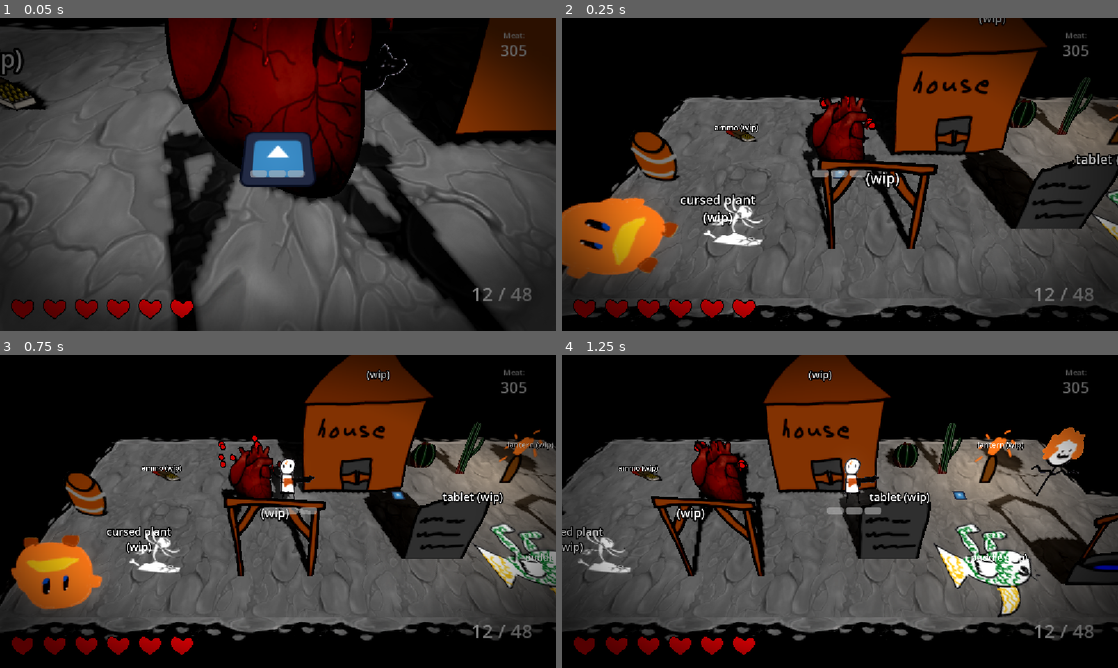
Above: before the commit, frames 1-4 (two rows, left to right).
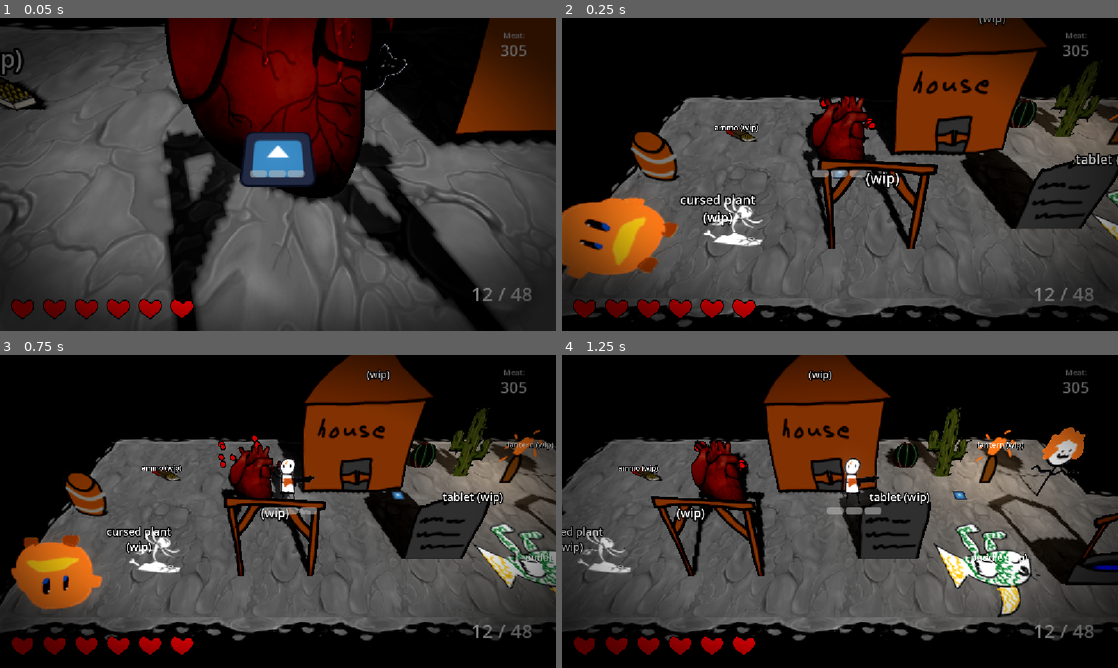
Above: after the commit, the same moments.

Repository: gmuGADIG/DEADSHOT
Game: Godot game, scene res://test_scenes/prop_demo.tscn
Same seed, same stepped clock (60 frames per second), same inputs: the game is played once before the commit and once after it. This scene is started directly instead of the project's main scene. The engine's default icon, where the game draws it, is replaced by a stand-in: a white triangle on a blue panel in a dark square. Sound files missing from this copy of the repository are replaced by a short silence.
Inputs (mouse positions are in pixels of both pictures, inside the frame that each line leads up to):
- Up to frame 1 (0.05 s): no input
- Up to frame 2 (0.25 s): no input
- Up to frame 3 (0.75 s): move the mouse to (400, 495) at 0.52 s; hold D (move_right) from 0.53 s (still down); hold E (interact) from 0.53 s (still down)
- Up to frame 4 (1.25 s): keep holding D (move_right); keep holding E (interact)

Frame 1 is identical in both runs. In frame 2, 0.9% of the frame differs, in the area x 84-97%, y 14-38%; in frame 3, 0.9%, in the area x 74-89%, y 16-39%; in frame 4, 0.9%.

Commit message:
Added new cactus art

Diff:
--- a/world/interactables/cover/cover_cactus_large.tscn
+++ b/world/interactables/cover/cover_cactus_large.tscn
@@ -1,7 +1,7 @@
 [gd_scene load_steps=5 format=3 uid="uid://d1e8myf75tnlv"]
 
 [ext_resource type="PackedScene" uid="uid://o72hyyjcmpll" path="res://world/interactables/cover/cover_base.tscn" id="1_vjqk3"]
-[ext_resource type="Texture2D" uid="uid://q7fp56l7so2y" path="res://world/interactables/cover/cactus_large.png" id="2_vjqk3"]
+[ext_resource type="Texture2D" uid="uid://bawb4ny3wnsng" path="res://world/interactables/cover/cactus_new.png" id="2_vjqk3"]
 
 [sub_resource type="BoxShape3D" id="BoxShape3D_vjqk3"]
 size = Vector3(0.8479004, 2.1071777, 1)
@@ -16,7 +16,7 @@
 shape = SubResource("BoxShape3D_vjqk3")
 
 [node name="Sprite3D" parent="." index="1"]
-transform = Transform3D(0.5, 0, 0, 0, 0.4330127, 0.25, 0, -0.25, 0.4330127, 0, 1.132133, 0)
+transform = Transform3D(0.65, 0, 0, 0, 0.56291646, 0.325, 0, -0.325, 0.56291646, 0, 1.3438051, 0)
 pixel_size = 0.005
 alpha_cut = 1
 texture = ExtResource("2_vjqk3")
Binary file added: world/interactables/cover/cactus_new.png
Not shown, added: world/interactables/cover/cactus_new.png.import
